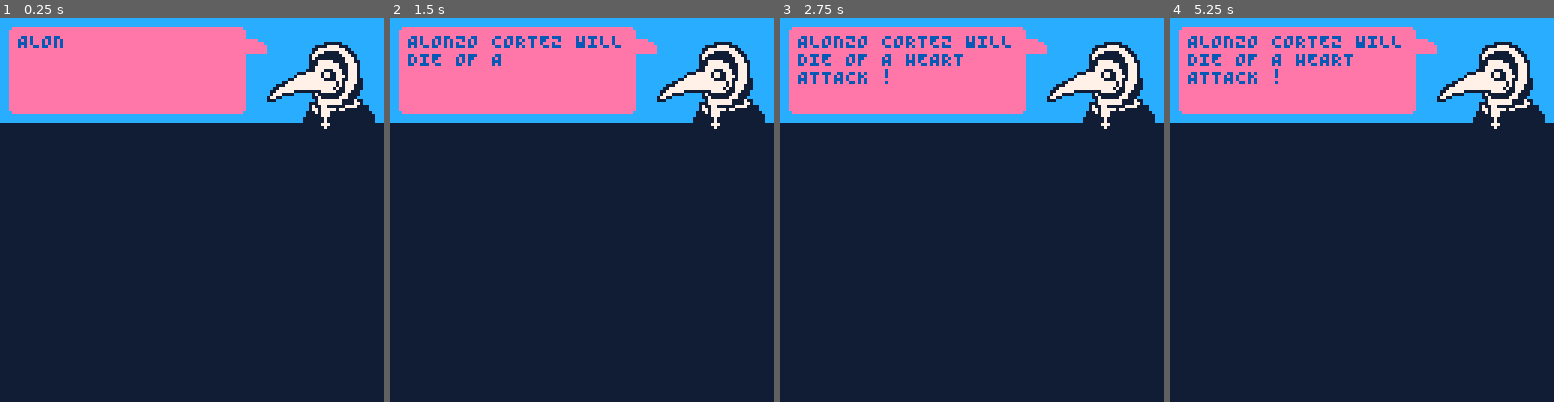
Above: before the commit, frames 1-4 (left to right).
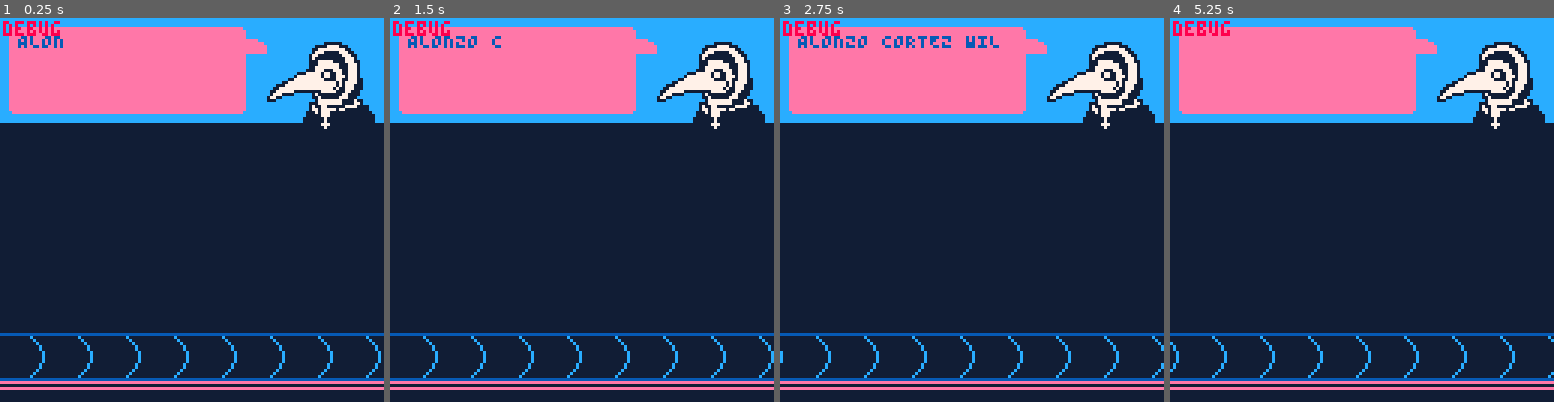
Above: after the commit, the same moments.

Repository: Yolwoocle/minijam_112
Game: PICO-8 cartridge minijam112.p8
Same seed, same stepped clock (60 frames per second), same inputs: the game is played once before the commit and once after it.
Inputs:
- Up to frame 1 (0.25 s): no input
- Up to frame 2 (1.5 s): tap X (X key) at 0.33, 1.07 s
- Up to frame 3 (2.75 s): tap X (X key) at 1.85 s
- Up to frame 4 (5.25 s): tap X (X key) at 2.97, 4.08, 5.2 s

The runs differ from the first frame. In frame 1, 4.1% of the frame differs, in the area x 0-100%, y 0-97%; in frame 2, 4.8%; in frame 3, 5.0%; in frame 4, 5.7%.

Commit message:
bugfixes

Diff:
--- a/minijam112.p8
+++ b/minijam112.p8
@@ -3,7 +3,7 @@
 __lua__
 
 debug="debug"
-debugmode=false
+debugmode=true
 
 function _init()
 	t=0
@@ -12,13 +12,20 @@
 	palt(0,false)palt(15,true)
 	--poke(0x5f2e,1)
 
-	text_parse="ALONZO CORTEZ WILL \nDIE OF A HEART \nATTACK !"
+	text_parse=""
+	ailment=""
+	new_dialogue("ALONZO CORTEZ WILL DIE OF ","LOW BLOOD PRESSURE")
 	parse_length=0
+
 	parse_output=""
+	ailment_out=""
 end
 
 function _update60()
 	t+=1
+
+	if(btnp(❎))new_dialogue("ALONZO CORTEZ WILL DIE OF ","LOW BLOOD PRESSURE")
+
 
 	parse_dialogue()
 end
@@ -29,7 +36,10 @@
 	rectfill(-5,-5,135,34,2)
 	draw_pdoctor()
 	draw_bubble()
-
+	draw_conveyor()
+
+
+	print(ailment_out,6,5,4)
 	print(parse_output,6,5,1)
 
 	if(debugmode)print(debug,1,1,8)
@@ -59,6 +69,17 @@
 	rrect(_x,_y,_w,_h,3)
 	sspr(37,0,7,5,_x+_w+1,_y+4)
 end
+
+
+function draw_conveyor()
+	local _y=105
+	for i=0,10 do
+		local _x=-20+(i*16)+(-t*0.2)%16
+		sspr(48,0,16,16,_x,_y)
+	end
+	line(-5,_y+16,130,_y+16,3)
+	line(-5,_y+18,130,_y+18,3)
+end
 -->8
 --
 -->8
@@ -75,38 +96,76 @@
 end
 
 
+function new_dialogue(_text,_ailment)
+	parse_length=0
+	local t_gap=""
+	for i=1,#_ailment do t_gap..=" " end
+	text_parse=_text..t_gap.." !"
+
+	local a_gap=""
+	for i=1,#_text do a_gap..=" " end
+	ailment=a_gap.._ailment
+
+	parse_output=""
+	ailment_out=""
+end
+
 function parse_dialogue()
 	if(t%3!=0)return
 
 	if parse_length<=#text_parse then
-		local append=""
+		local sfx_list={63,63,62}
 
 		local next_char=sub(text_parse,parse_length,parse_length)
-		local sfx_list={63,63,62}
 		if(next_char!=" ")sfx(rnd(sfx_list))
+		parse_output..=next_char
+
+		local next_char=sub(ailment,parse_length,parse_length)
+		if(next_char!=" ")sfx(rnd(sfx_list))
+		ailment_out..=next_char
+
+		if parse_length%18==0 and parse_length!=0 then
+			parse_output..="\n"
+			ailment_out..="\n"
+		end
+
 		parse_length+=1
-		parse_output..=next_char
 	end
 end
+
+		--[[
+			ailment_out..=next_char
+			if parse_length<=#text_parse then
+				parse_output..=next_char
+			else
+				if next_char=="\n" then
+					parse_output..=next_char
+				else
+					local _next=" "
+					if(parse_length==1+#text_parse+#ailment)_next="  !"
+					parse_output..=_next
+			end
+		--]]
+
 -->8
 --data
 __gfx__
-fffffffffffffffffff000000ffffffffffff3333fff000000000000000000000000000000000000000000000000000000000000000000000000000000000000
-ffffffffffffffff00007777000ffffffffff333333f000000000000000000000000000000000000000000000000000000000000000000000000000000000000
-fffffffffffffff0077777777700fffffffff3333333000000000000000000000000000000000000000000000000000000000000000000000000000000000000
-fffffffffffffff07770000077700ffffffff3333333000000000000000000000000000000000000000000000000000000000000000000000000000000000000
-ffffffffffffff0770000000077700fffffff3333333000000000000000000000000000000000000000000000000000000000000000000000000000000000000
-ffffffffffffff0700000000007770fffffff0000000000000000000000000000000000000000000000000000000000000000000000000000000000000000000
-ffffffffffffff00077777000077700ffffff0000000000000000000000000000000000000000000000000000000000000000000000000000000000000000000
-ffffffffffffff00077777770007770ffffff0000000000000000000000000000000000000000000000000000000000000000000000000000000000000000000
-ffffffffffffff00777777770007770ffffff0000000000000000000000000000000000000000000000000000000000000000000000000000000000000000000
-fffffffffffff000777000777007770ffffff0000000000000000000000000000000000000000000000000000000000000000000000000000000000000000000
-ffffffffff000777770770077007770ffffff0000000000000000000000000000000000000000000000000000000000000000000000000000000000000000000
-fffffffff0777777770770077707770ffffff0000000000000000000000000000000000000000000000000000000000000000000000000000000000000000000
-fffffff0077777777770000770077700fffff0000000000000000000000000000000000000000000000000000000000000000000000000000000000000000000
-fffff007777777777777777070777700fffff0000000000000000000000000000000000000000000000000000000000000000000000000000000000000000000
-fff00077777777777777777070777000fffff0000000000000000000000000000000000000000000000000000000000000000000000000000000000000000000
-ff007777777777777777770700777000fffff0000000000000000000000000000000000000000000000000000000000000000000000000000000000000000000
+fffffffffffffffffff000000ffffffffffff3333fff000011111111111111110000000000000000000000000000000000000000000000000000000000000000
+ffffffffffffffff00007777000ffffffffff333333f000000200000000000000000000000000000000000000000000000000000000000000000000000000000
+fffffffffffffff0077777777700fffffffff3333333000000020000000000000000000000000000000000000000000000000000000000000000000000000000
+fffffffffffffff07770000077700ffffffff3333333000000002000000000000000000000000000000000000000000000000000000000000000000000000000
+ffffffffffffff0770000000077700fffffff3333333000000000200000000000000000000000000000000000000000000000000000000000000000000000000
+ffffffffffffff0700000000007770fffffff0000000000000000200000000000000000000000000000000000000000000000000000000000000000000000000
+ffffffffffffff00077777000077700ffffff0000000000000000020000000000000000000000000000000000000000000000000000000000000000000000000
+ffffffffffffff00077777770007770ffffff0000000000000000020000000000000000000000000000000000000000000000000000000000000000000000000
+ffffffffffffff00777777770007770ffffff0000000000000000020000000000000000000000000000000000000000000000000000000000000000000000000
+fffffffffffff000777000777007770ffffff0000000000000000020000000000000000000000000000000000000000000000000000000000000000000000000
+ffffffffff000777770770077007770ffffff0000000000000000200000000000000000000000000000000000000000000000000000000000000000000000000
+fffffffff0777777770770077707770ffffff0000000000000000200000000000000000000000000000000000000000000000000000000000000000000000000
+fffffff0077777777770000770077700fffff0000000000000002000000000000000000000000000000000000000000000000000000000000000000000000000
+fffff007777777777777777070777700fffff0000000000000020000000000000000000000000000000000000000000000000000000000000000000000000000
+fff00077777777777777777070777000fffff0000000000000200000000000000000000000000000000000000000000000000000000000000000000000000000
+ff007777777777777777770700777000fffff0000000000011111111111111110000000000000000000000000000000000000000000000000000000000000000
 f007777770000000007777700077000ffffff0000000000000000000000000000000000000000000000000000000000000000000000000000000000000000000
 f07770000ffffff0700000000770000ffffff0000000000000000000000000000000000000000000000000000000000000000000000000000000000000000000
 07700ffffffffff007000000777000fffffff0000000000000000000000000000000000000000000000000000000000000000000000000000000000000000000
Not shown, changed: the sound effects (__sfx__) section of minijam112.p8
